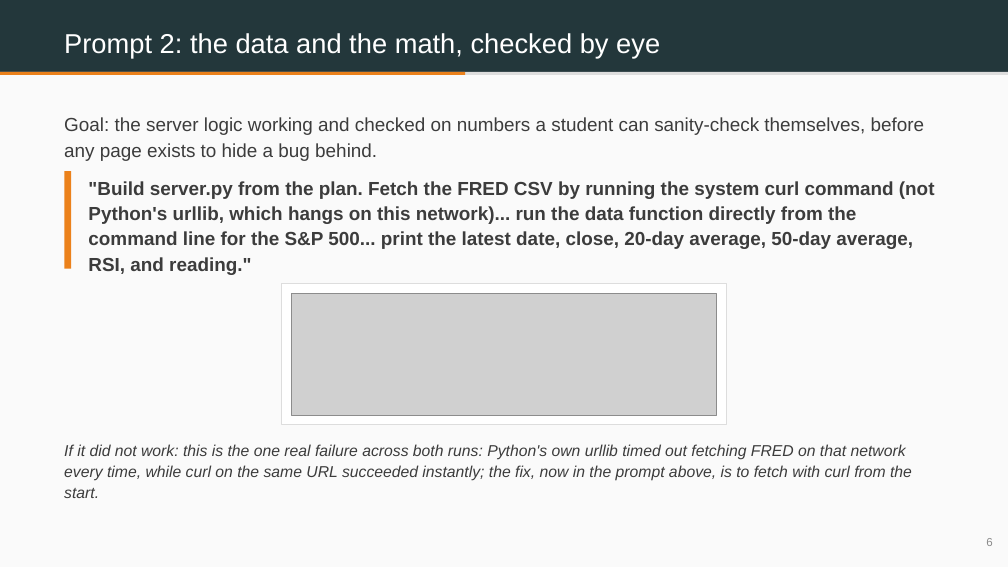
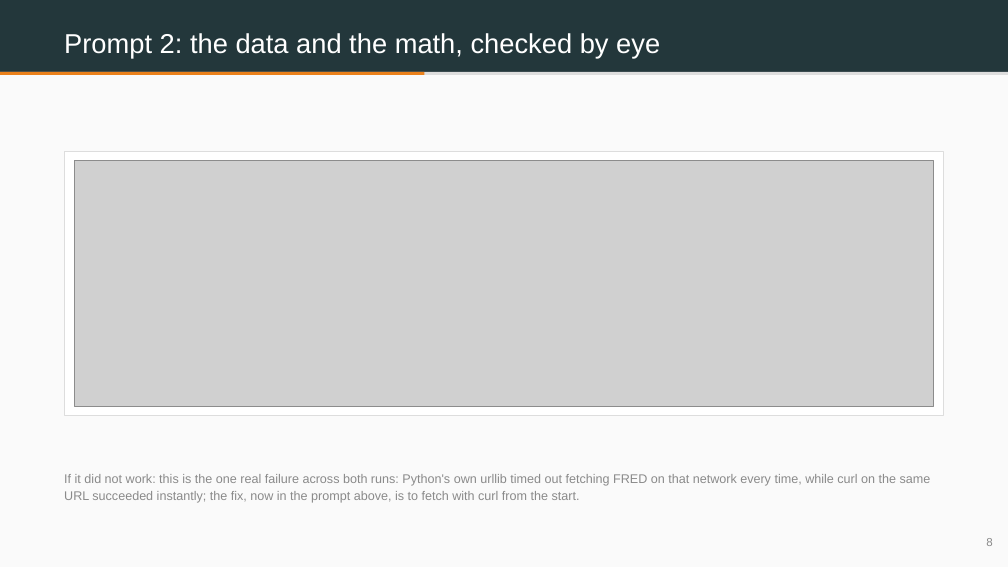
Before and after one commit to benjiesotelo-sudo/Telos_FIN1209, a slide deck: slide 8 of special-lecture/FIN1209-Special-Lecture-3-BuildIt-Student-Edition.pptx (slide 6 before the commit). Drawn at 1008x567 pixels with LibreOffice and Linux fonts; fonts in the diff are those of the drawing; grey boxes stand for pictures. Boxes give left, top, right and bottom in pixels: in the first picture for what was removed or moved away, otherwise in the second. Text is boxed around its words. In the diff, an @@ line names an element or a change of style, - is before the commit and + after.

Commit message:
Special lecture: full prompts, bigger result shots, deck 1 python3 step
Per his 25 Nov review of deck 3 and deck 2's diagrams.

Deck 3: every prompt is now two slides, never truncated with an
ellipsis, since a student cannot type a shortened prompt; the exact
words to type, in full, then the real result. A new render_prompt_text_m
shows the full text at a comfortable size, stepping the font down a
notch if the longest prompt would otherwise run past the safe bottom.
The full text is also written to a handout file,
data/fin1209-special-lecture/deck3-prompts.txt. The why-indexes slide
now says the decision plainly (he decided; indexes are the main path,
free, no key, reliable, with one stock as a bonus) instead of the
earlier flagged-rather-than-decided framing. The local network address
in the start-it result is masked. The real result screenshots (the two
view-it readings and the bonus one) are cropped tighter and rendered in
an enlarged, centered layout that fills most of the slide, fixing a
dispatch bug where a shot's requested layout was never actually passed
through to the renderer.

Deck 1: adds a check-python3-works prompt, next to the Git check, since
deck 3 depends on it and nothing before asked for it.

Deck 2's BPMN diagram still needs enlarging or a two-slide split; not
done in this pass, flagged separately.

```diff
--- a/special-lecture/FIN1209-Special-Lecture-3-BuildIt-Student-Edition.pptx
+++ b/special-lecture/FIN1209-Special-Lecture-3-BuildIt-Student-Edition.pptx
@@ rectangle: place and size @@
-rectangle at (0,72,465,75)
+rectangle at (0,72,424,75)
@@ text removed at (64,117,925,161) @@
-Goal: the server logic working and checked on numbers a student can sanity-check themselves, before any page exists to hide a bug behind.
@@ rectangle: place and size @@
-rectangle at (281,284,727,424)
+rectangle at (64,151,944,416)
@@ rectangle removed at (64,171,71,268) @@
@@ picture: place and size @@
-picture at (291,293,717,414)
+picture at (74,161,934,406)
@@ text removed at (88,181,935,275) @@
-"Build server.py from the plan. Fetch the FRED CSV by running the system curl command (not Python's urllib, which hangs on this network)... run the data function directly from the command line for the S&P 500... print the latest date, close, 20-day average, 50-day average, RSI, and reading."
@@ text "If it did not work: ...": place and size @@
-text "If it did not work: ..." at (64,444,912,498)
+text "If it did not work: ..." at (64,474,931,503)
@@ text "If it did not work: ..." at (64,474,931,503): size 15 to 12 pt, text colour #3C3C3C to #8A8A8A, italic off; line spacing 1.12 to 1.15 @@
```
Also in this commit, not shown: 9 other slides changed, 7 slides added, 1 slide removed, 7 other files.
